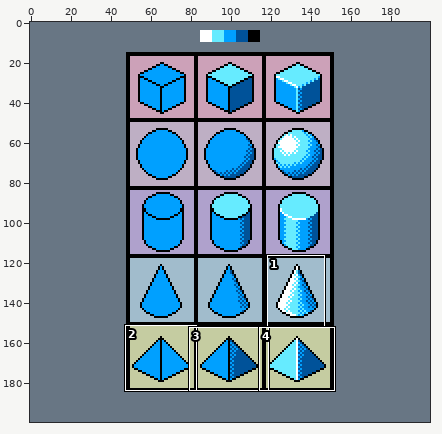
Pixel-art file: Section 3 - Colours and textures/3d-objects.ase. The picture above shows the old version from afar; the outline marks the close-up.
Close-up. Earlier state:
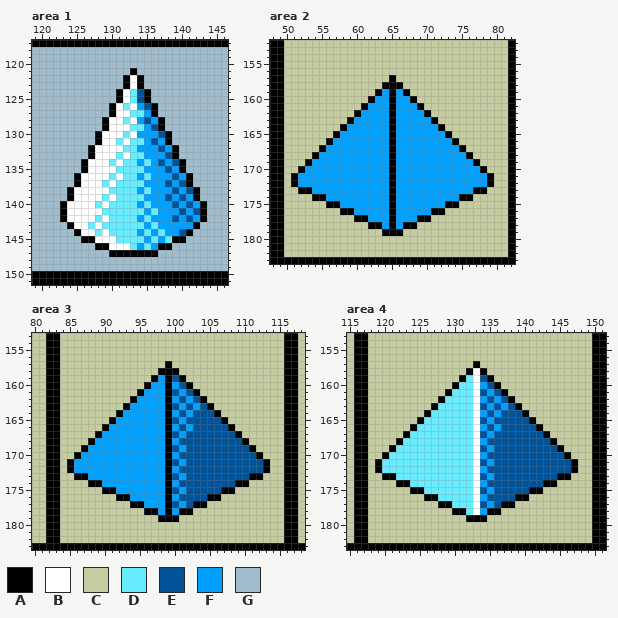
200x200 pixels, 1 frame. Shown: area 1: x 119..146, y 117..151; area 2: x 48..82, y 152..183; area 3: x 80..118, y 153..183; area 4: x 115..151, y 153..183. The commit also changed other parts of the picture, which this record leaves out.
Palette (. is transparent): A #000000  B #ffffff  C #c5cca1  D #66ebff  E #005299  F #00a0ff  G #a1bccc
New version:
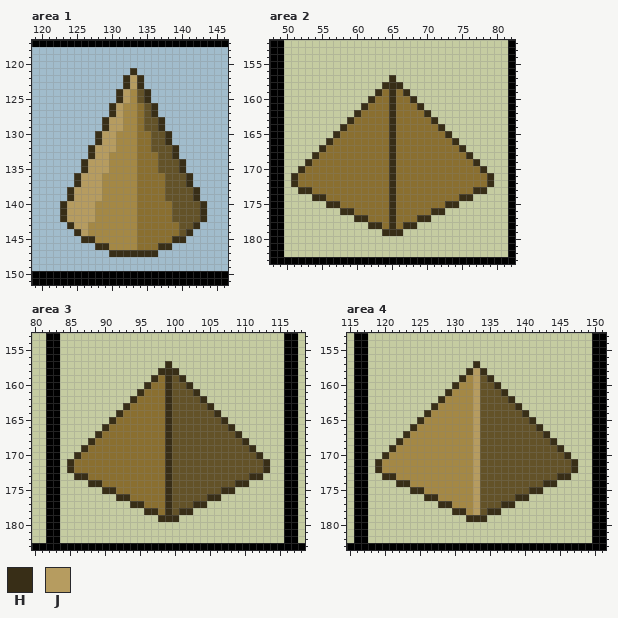
Colours new in this view: H #382e17  J #b69c60
Difference:
layer "Layer 2" now hidden
layer "Layer 3" now hidden
layer "Layer 4" now hidden
layer "Layer 5" added
colour D: #66ebff -> #a48845
colour E: #005299 -> #635228
colour F: #00a0ff -> #8a6f30
Changed rows in their new state; - is a pixel that keeps its letter.
Area 1, layer "Layer 5":
first column x 123:
121 ----------H----------
122 ---------HJH---------
123 ---------HJH---------
124 --------HJ--H--------
125 --------HJ--H--------
126 -------HJ-D--H-------
127 -------HJD-FEH-------
128 ------HJJ-D--EH------
129 ------HJJD-FE-H------
130 -----HJJD-D--E-H-----
131 -----HJJ-D-F--EH-----
132 ----HJJJD----E-EH----
133 ----HJJD-D-F--E-H----
134 ---HJJJ-D---F--E-H---
135 ---HJJJD---F--E-EH---
136 --HJJJD-D---F--E-EH--
137 --HJJJ-D---F----E-H--
138 -HJJJJD-----F--E-E-H-
139 -HJJJJ-D---F----E-EH-
140 HJJJJ-D-----F----E-EH
141 HJJJJD-----F-F--E-E-H
142 HJJJJ-D-----F----E-EH
143 -HJJ-D-----F-F---EEH-
144 --HJD-D-----F-F---H--
145 ---HHDDD---F-F-FHH---
146 -----HHDDD--F-HH-----
147 -------HHHHHHH-------
Area 2, layer "Layer 5":
first column x 51:
157 --------------H--------------
158 -------------HHH-------------
159 ------------H-H-H------------
160 -----------H--H--H-----------
161 ----------H---H---H----------
162 ---------H----H----H---------
163 --------H-----H-----H--------
164 -------H------H------H-------
165 ------H-------H-------H------
166 -----H--------H--------H-----
167 ----H---------H---------H----
168 ---H----------H----------H---
169 --H-----------H-----------H--
170 -H------------H------------H-
171 H-------------H-------------H
172 H-------------H-------------H
173 -HH-----------H-----------HH-
174 ---HH---------H---------HH---
175 -----HH-------H-------HH-----
176 -------HH-----H-----HH-------
177 ---------HH---H---HH---------
178 -----------HH-H-HH-----------
179 -------------HHH-------------
Area 3, layer "Layer 5":
first column x 85:
157 --------------H--------------
158 -------------HHH-------------
159 ------------H-H-H------------
160 -----------H--HE-H-----------
161 ----------H---H-E-H----------
162 ---------H----HE-E-H---------
163 --------H-----H-E-E-H--------
164 -------H------HE-E---H-------
165 ------H-------H-E-----H------
166 -----H--------HE-E-----H-----
167 ----H---------H-E-------H----
168 ---H----------HE---------H---
169 --H-----------H-E---------H--
170 -H------------HE-----------H-
171 H-------------H-E-----------H
172 H-------------HE------------H
173 -HH-----------H-E---------HH-
174 ---HH---------HE--------HH---
175 -----HH-------H-E-----HH-----
176 -------HH-----HE----HH-------
177 ---------HH---H-E-HH---------
178 -----------HH-HEHH-----------
179 -------------HHH-------------
Area 4, layer "Layer 5":
first column x 119:
157 --------------H--------------
158 -------------HJH-------------
159 ------------H-J-H------------
160 -----------H--JE-H-----------
161 ----------H---J-E-H----------
162 ---------H----JE-E-H---------
163 --------H-----J-E-E-H--------
164 -------H------JE-E---H-------
165 ------H-------J-E-----H------
166 -----H--------JE-E-----H-----
167 ----H---------J-E-------H----
168 ---H----------JE---------H---
169 --H-----------J-E---------H--
170 -H------------JE-----------H-
171 H-------------J-E-----------H
172 H-------------JE------------H
173 -HH-----------J-E---------HH-
174 ---HH---------JE--------HH---
175 -----HH-------J-E-----HH-----
176 -------HH-----JE----HH-------
177 ---------HH---J-E-HH---------
178 -----------HH-JEHH-----------
179 -------------HHH-------------
